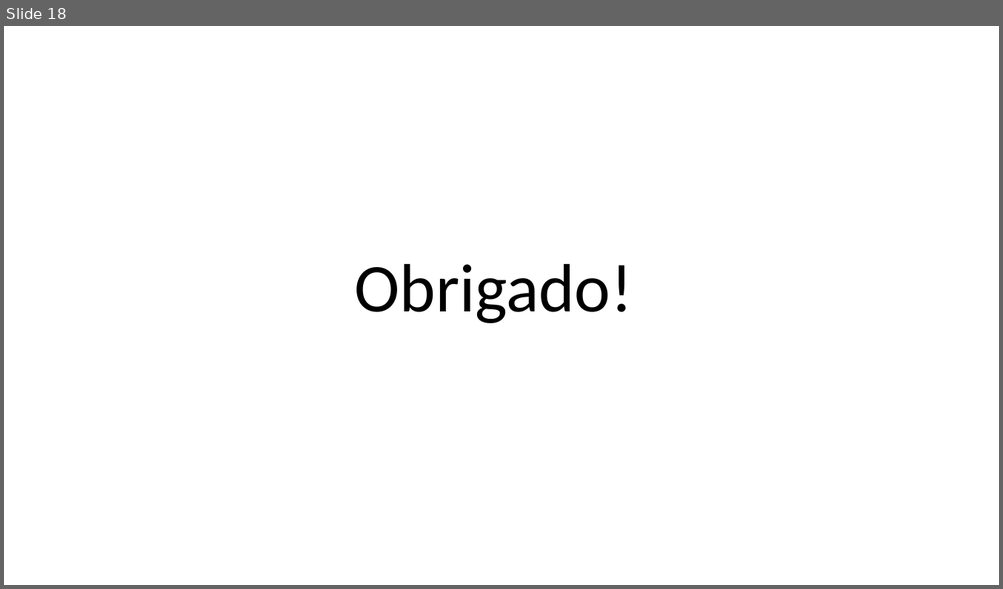
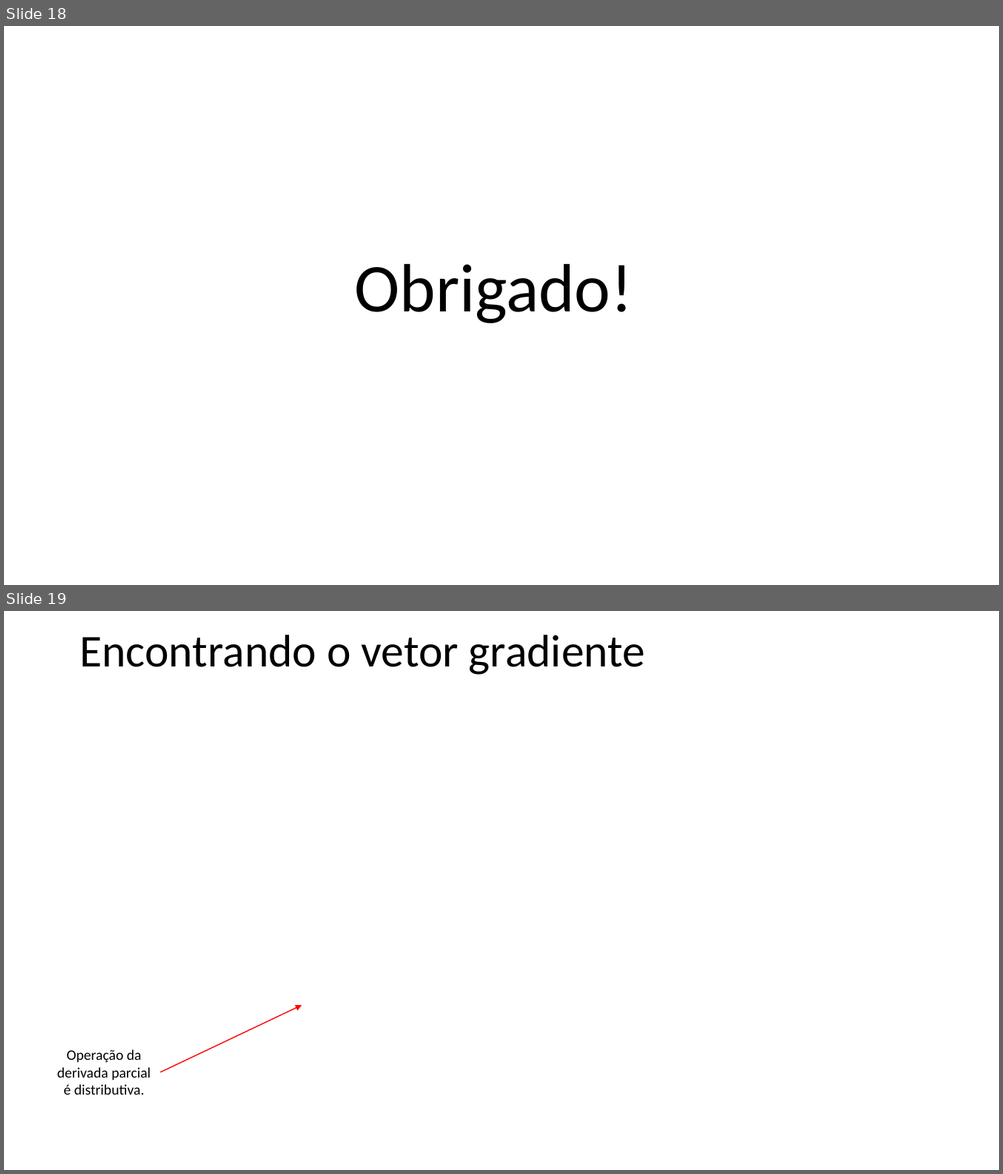
Before and after one commit to zz4fap/t319_aprendizado_de_maquina, a slide deck: slides/T319_Regressão_Linear (Parte II).pptx. Shown one above the other, each under a label of ours: slide 18 before the commit, slides 18 and 19 after it. The pictures are 1003x589 and 1003x1174 pixels, drawn with LibreOffice and Linux fonts; fonts in the diff are those of the drawing; grey boxes stand for pictures. Boxes give left, top, right and bottom in pixels: in the first picture for what was removed or moved away, otherwise in the second. Text is boxed around its words. In the diff, an @@ line names an element or a change of style, - is before the commit and + after.

```diff
--- a/slides/T319_Regressão_Linear (Parte II).pptx
+++ b/slides/T319_Regressão_Linear (Parte II).pptx
@@ slide 19 added at <box>4,611,999,1170</box>, background #FFFFFF @@
@@ title added at <box>79,635,645,675</box>, 44 pt, text #000000 @@
+Encontrando o vetor gradiente
@@ arrow added from (161, 1073) to (301, 1005), #FF0000 1 pt @@
@@ text added at <box>57,1050,151,1095</box>, 14 pt, text #000000 @@
+Operação da derivada parcial é distributiva.
```
Also in this commit, not shown: 5 slides changed, 5 other files.
